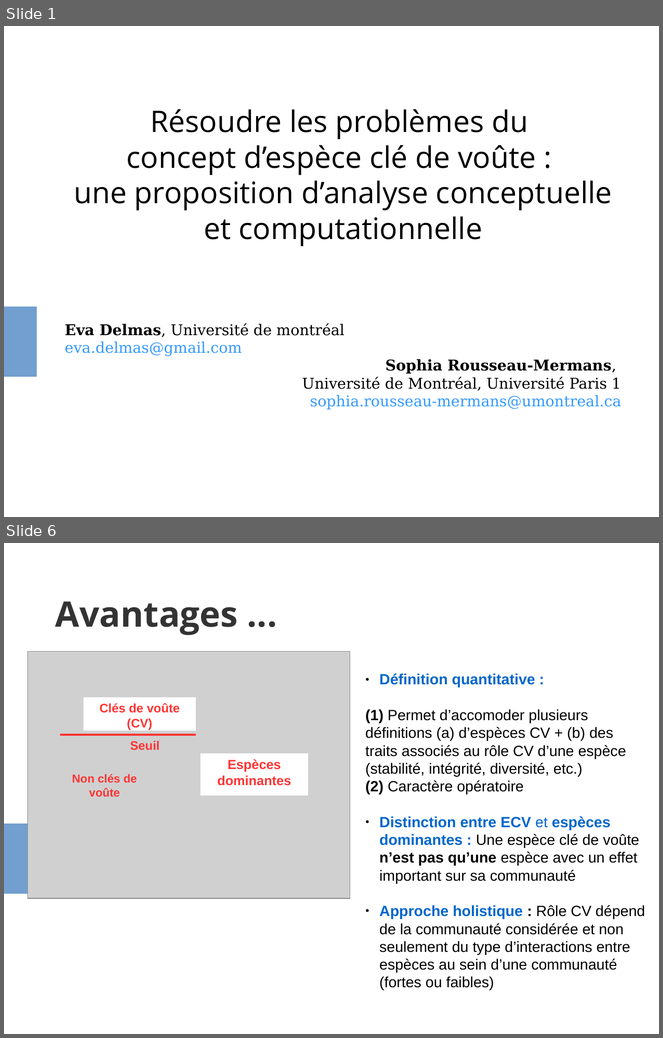
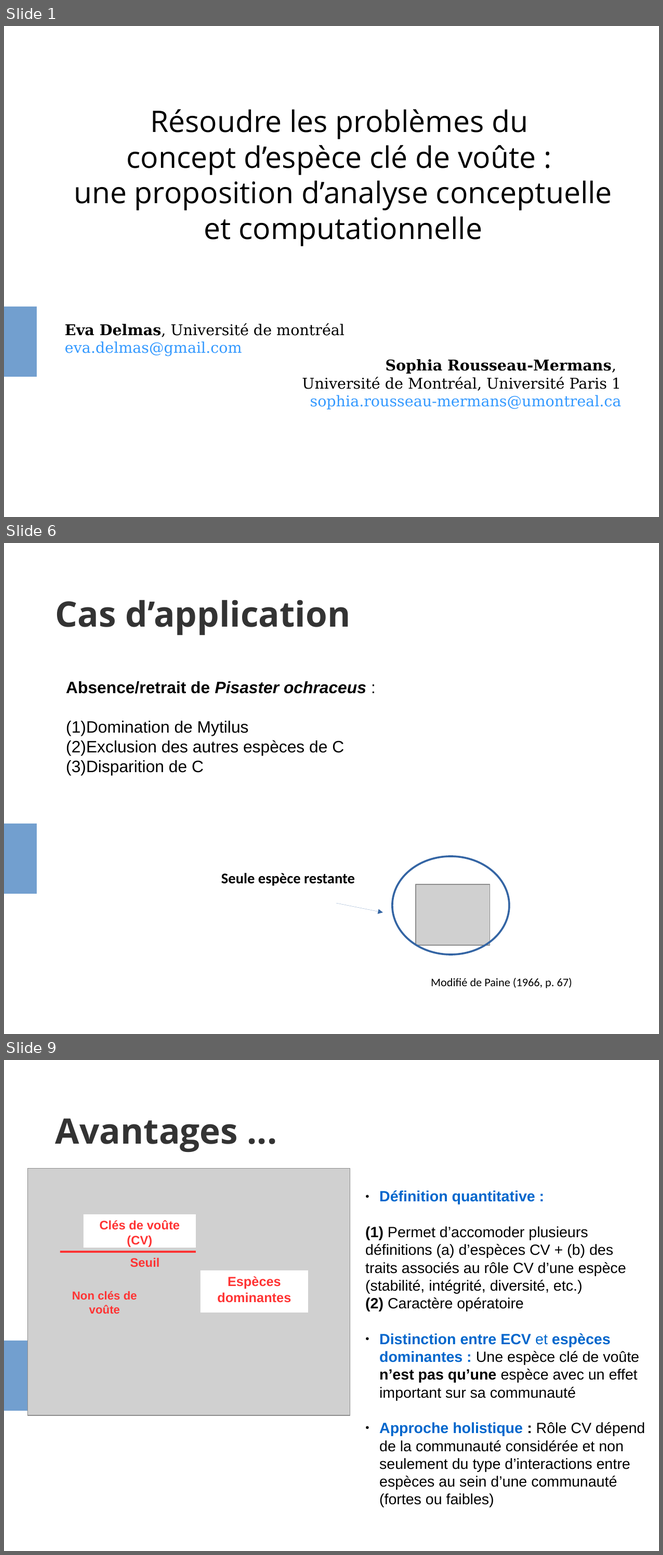
Before and after one commit to evadelmas/keystone_concept, a slide deck: presentation_LEIPS.odp. Shown one above the other, each under a label of ours: slides 1 and 6 before the commit, slides 1, 6 and 9 after it; the slides between them are not shown. The pictures are 663x1038 and 663x1555 pixels, drawn with LibreOffice and Linux fonts; fonts in the diff are those of the drawing; grey boxes stand for pictures. Boxes give left, top, right and bottom in pixels: in the first picture for what was removed or moved away, otherwise in the second. Text is boxed around its words. In the diff, an @@ line names an element or a change of style, - is before the commit and + after.

```diff
--- a/presentation_LEIPS.odp
+++ b/presentation_LEIPS.odp
@@ slide 6 added at bbox=[4, 543, 659, 1034], background #FFFFFF; not listed: 1 template element that a slide beside it also shows @@
@@ title added at bbox=[55, 600, 351, 636], 42.5 pt, text #333333, bold @@
+Cas d’application
@@ text added at bbox=[66, 681, 366, 775], 20 pt, text #000000 @@
+Absence/retrait de Pisaster ochraceus :
+(1)Domination de Mytilus
+(2)Exclusion des autres espèces de C
+(3)Disparition de C
@@ rectangle added at bbox=[215, 866, 362, 890], outline #FFFFFF 3 pt, 18 pt, text #000000, bold @@
+Seule espèce restante
@@ ellipse added at bbox=[393, 857, 510, 955], outline #3465A4 2.3 pt @@
@@ picture added at bbox=[416, 885, 490, 945] @@
@@ arrow added from (336, 903) to (383, 913), #3465A4 0 pt @@
@@ text added at bbox=[431, 978, 572, 989], 14 pt, text #000000 @@
+Modifié de Paine (1966, p. 67)
@@ what was slide 6 is now slide 9 @@
```
Also in this commit, not shown: 4 slides changed, 2 other slides added, 1 other file.
